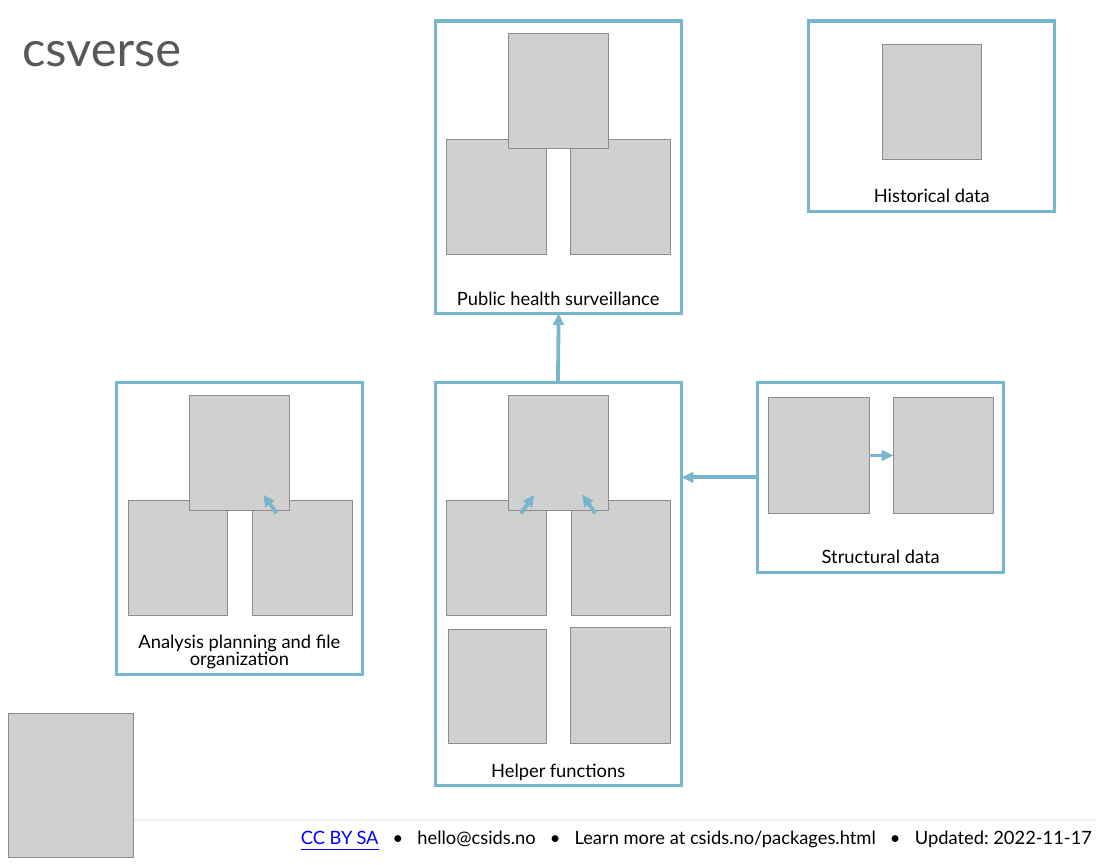
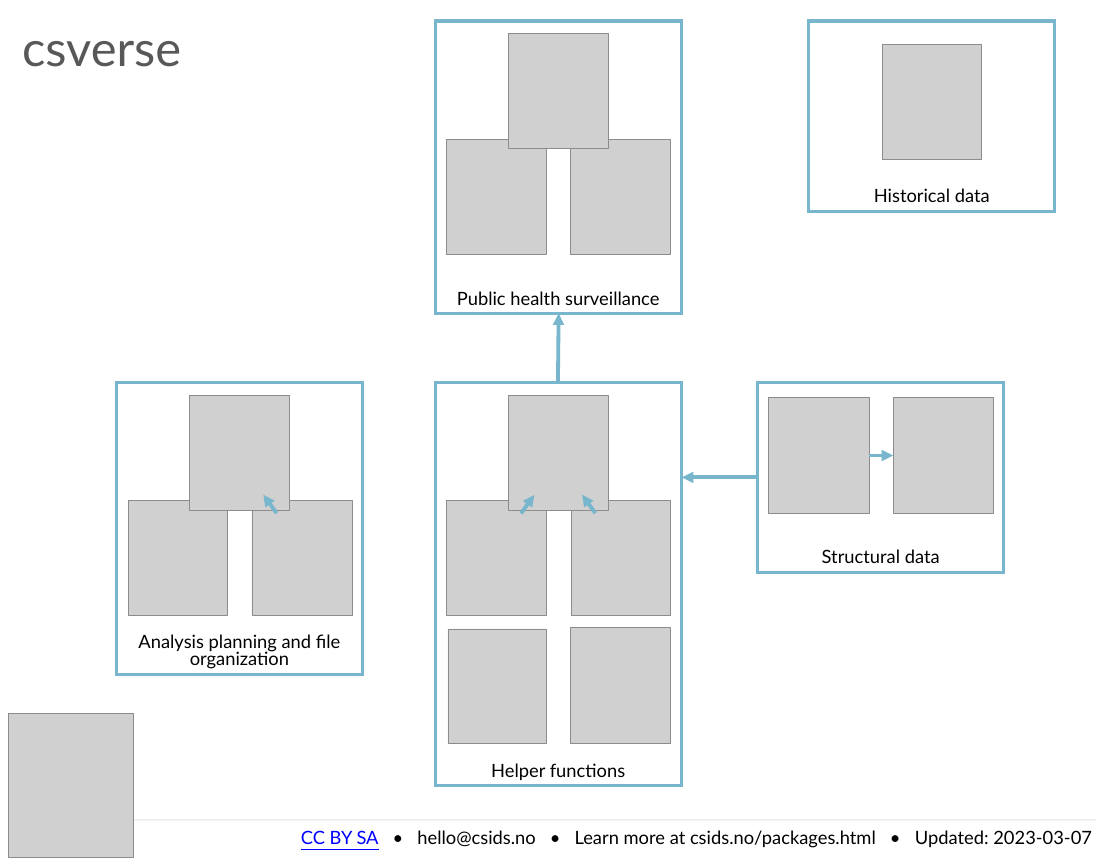
Before and after one commit to csids/csids.github.io, a slide deck: slide 1 of csverse/hex/hex_dependencies.pptx. Drawn at 1120x865 pixels with LibreOffice and Linux fonts; fonts in the diff are those of the drawing; grey boxes stand for pictures. Boxes give left, top, right and bottom in pixels: in the first picture for what was removed or moved away, otherwise in the second. Text is boxed around its words. In the diff, an @@ line names an element or a change of style, - is before the commit and + after.

```diff
--- a/csverse/hex/hex_dependencies.pptx
+++ b/csverse/hex/hex_dependencies.pptx
@@ text at (301,830,1092,848): text changed @@
-CC BY SA • hello@csids.no • Learn more at csids.no/packages.html • Updated: 2022-11-17
+CC BY SA • hello@csids.no • Learn more at csids.no/packages.html • Updated: 2023-03-07
```
Also in this commit, not shown: 14 other files.
